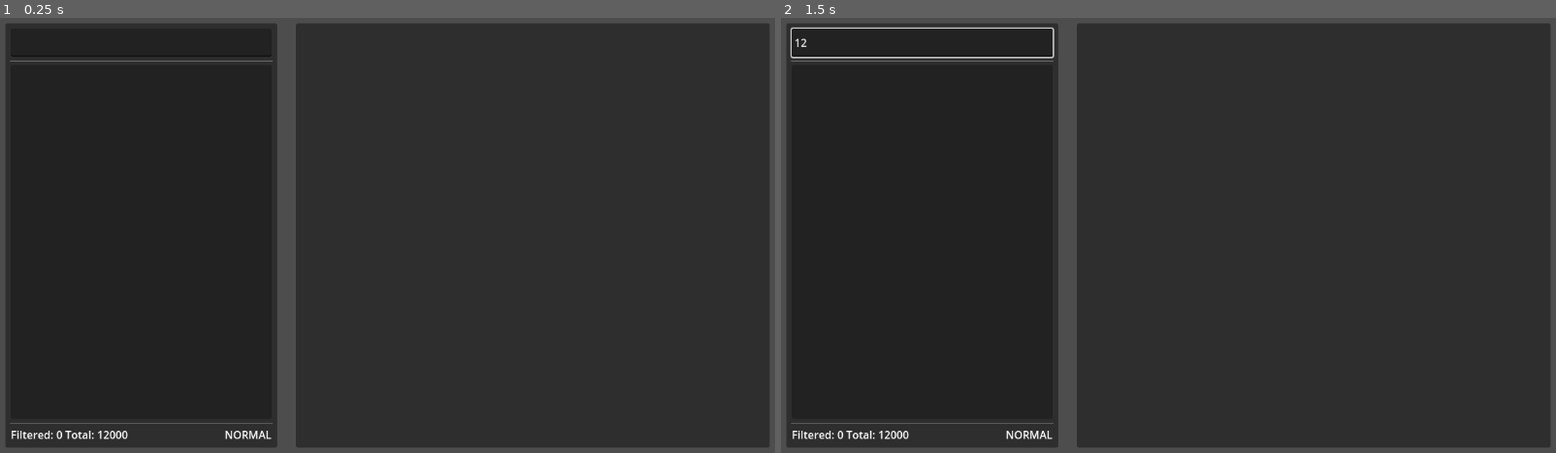
Above: before the commit, frames 1-2 (left to right).
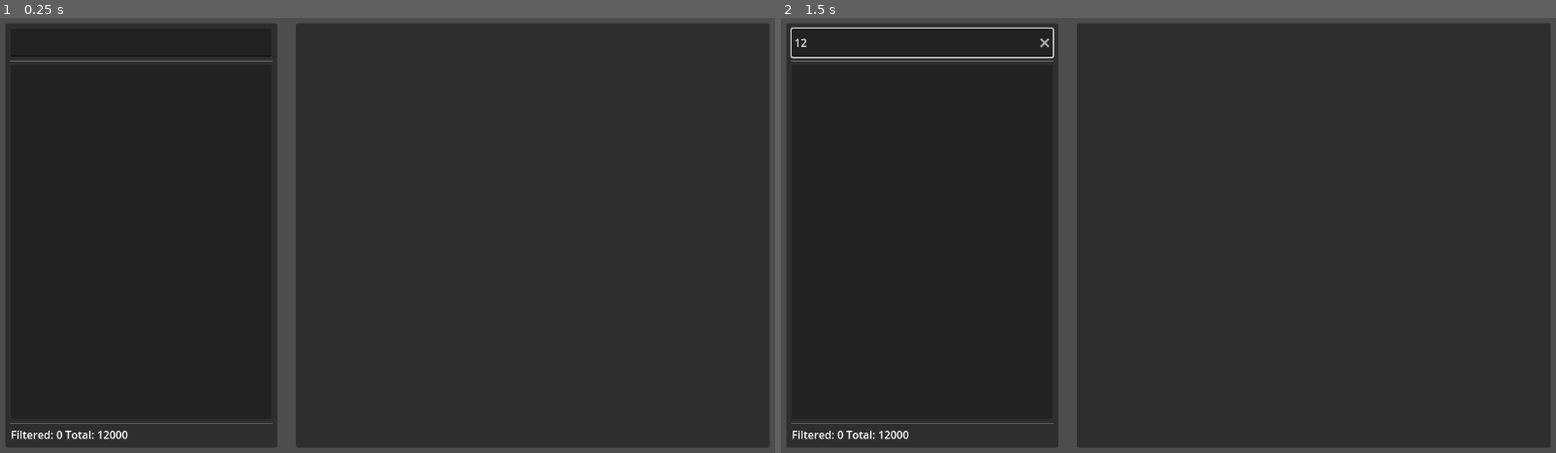
Above: after the commit, the same moments.

Repository: wetrustinprize/ass-explorer
Game: Godot game, scene res://main.tscn
The game is run twice, just before and just after one commit, with the same random seed, the same clock (stepped at 60 frames per second) and the same inputs.
Inputs (mouse positions are in pixels of both pictures, inside the frame that each line leads up to):
- Up to frame 1 (0.25 s): no input
- Up to frame 2 (1.5 s): click (920, 44) at 0.52 s; type "12" at 0.6 s; tap Enter at 1.25 s

The runs differ from the first frame. In frame 1, less than 0.1% of the frame differs, in the area x 29-36%, y 94-97%; in frame 2, less than 0.1%, in the area x 29-36%, y 4-97%.

Commit message:
some refactoring

Diff:
--- a/ass.gd
+++ b/ass.gd
@@ -1,13 +1,18 @@
 extends Node
 
-var path: String = "/home/wetrustinprize"
+var folder: String = "/home/wetrustinprize"
+var filter: String = ""
 var files: Array[String] = []
+var filtered_files: Array[Dictionary] = []
+var resources: Dictionary = {}
 
 var timer: float = 0.0
 var update_on_seconds: float = 0.1
 
-signal on_path_changed(new_path: String)
+signal on_folder_changed(new_path: String)
+signal on_filter_changed(new_filter: String)
 signal on_files_updated(added_files: Array[String])
+signal on_files_filtered(filtered_files: Array[String])
 signal on_error(error: String)
 
 func _process(delta: float) -> void:
@@ -15,6 +20,27 @@
 
 	if timer >= update_on_seconds:
 		update_files()
+
+func reset() -> void:
+	files = []
+	filtered_files = []
+	resources = {}
+
+func _update_filtered_files(to_filter: Array[String]) -> void:
+	var newly_filtered: Array[Dictionary] = []
+	for file in to_filter:
+		var name_sim = similarity(filter, file.get_file())
+		var folder_sim = similarity(filter, file.get_base_dir().get_file())
+		var score = name_sim * 0.7 + folder_sim * 0.3
+
+		var filtered: Dictionary = {
+			"score": score,
+			"path": file,
+		}
+
+		filtered_files.append(filtered)
+		newly_filtered.append(filtered)
+	on_files_filtered.emit(newly_filtered)
 
 func update_files() -> void:
 	timer -= update_on_seconds
@@ -26,7 +52,53 @@
 		var to_add = Seeker.find_cache.duplicate().slice(max(0, len(files) - 1))
 		files.append_array(to_add)
 		on_files_updated.emit(to_add)
+		_update_filtered_files(to_add);
 
-func change_path(new_path: String):
-	path = new_path
-	on_path_changed.emit(path)
+func similarity(a: String, b: String) -> float:
+	var dist = fuzzy(a.to_lower(), b.to_lower())
+	var max_len = max(a.length(), b.length())
+	if max_len == 0:
+		return 1.0
+	return 1.0 - float(dist) / max_len
+
+func fuzzy(search: String, compare: String) -> int:
+	if search.is_empty():
+		return 0
+
+	var m := search.length()
+	var n := compare.length()
+	var d := []
+
+	# Initialize matrix
+	for i in range(m + 1):
+		d.append([])
+		for j in range(n + 1):
+			if i == 0:
+				d[i].append(j)
+			elif j == 0:
+				d[i].append(i)
+			else:
+				d[i].append(0)
+
+	# Fill matrix
+	for i in range(1, m + 1):
+		for j in range(1, n + 1):
+			var cost := 0 if search[i - 1] == compare[j - 1] else 1
+			d[i][j] = min(d[i - 1][j] + 1,      # deletion
+						 d[i][j - 1] + 1,      # insertion
+						 d[i - 1][j - 1] + cost) # substitution
+
+	return d[m][n]
+
+func set_filter(new_filter: String):
+	filter = new_filter
+	on_filter_changed.emit(filter)
+
+	filtered_files = []
+	_update_filtered_files(files)
+
+	print("Updated filter to \"%s\"" % filter)
+
+func change_folder(new_path: String):
+	folder = new_path
+	on_folder_changed.emit(folder)
--- /dev/null
+++ b/eater.gd
@@ -0,0 +1,29 @@
+extends Node
+
+enum FLAVOUR {
+    UNKNOWN,
+    IMAGE,
+}
+
+const per_flavor_ext: Dictionary = {
+    [".png", ".jpg"]: FLAVOUR.IMAGE
+}
+
+## Tastes the path and return its flavour
+func taste(path: String) -> FLAVOUR:
+    for checks in per_flavor_ext.keys():
+        for check in checks:
+            if path.ends_with(check):
+                return per_flavor_ext.get(checks)
+
+    return FLAVOUR.UNKNOWN
+
+## Cooks the path and returns its Resource
+func cook(path: String) -> Resource:
+    var flavour: FLAVOUR = taste(path)
+
+    match flavour:
+        FLAVOUR.IMAGE:
+            return Image.load_from_file(path)
+
+    return null
--- /dev/null
+++ b/icons/IMAGE.svg
@@ -0,0 +1 @@
+<svg xmlns="http://www.w3.org/2000/svg" width="16" height="16"><path fill="#e0e0e0" d="m2 1a1 1 0 0 0 -1 1v12a1 1 0 0 0 1 1h12a1 1 0 0 0 1-1v-12a1 1 0 0 0 -1-1zm1 2h10v8h-10zm6 2-1.5 2.5-.70117 1.168-.099609-.16797-.89844-1.5-.90039 1.5-.90039 1.5h1.8008.19922 1.5996 1.4004 3l-1.5-2.5-1.5-2.5z"/></svg>
--- /dev/null
+++ b/icons/UNKNOWN.svg
@@ -0,0 +1 @@
+<svg xmlns="http://www.w3.org/2000/svg" width="16" height="16"><path fill="#e0e0e0" d="m2 1v14h12v-9h-5v-5zm8 0v4h4z"/></svg>
--- a/item.gd
+++ b/item.gd
@@ -1,16 +1,16 @@
 extends HBoxContainer
-class_name Item
 
-var path: String
-var type: TYPE
+var my_path: Dictionary
 
 @onready var path_label: RichTextLabel = %PathLabel
+@onready var distance_label: Label = %DistanceLabel
+@onready var icon_texture: TextureRect = %IconTexture
 
-enum TYPE {
-	UNKNOWN,
-	IMAGE,
-}
+func setup(new_path: Dictionary) -> void:
+	my_path = new_path
 
-func setup(new_path: String) -> void:
-	path = new_path
-	path_label.text = path
+	path_label.text = my_path.path.get_file()
+	distance_label.text = str(my_path.score)
+
+	var type = Eater.taste(my_path.path)
+	icon_texture.texture = load("res://icons/%s.svg" % Eater.FLAVOUR.keys()[type])
--- a/item.tscn
+++ b/item.tscn
@@ -12,10 +12,16 @@
 size_flags_horizontal = 3
 script = ExtResource("1_tnite")
 
-[node name="TextureRect" type="TextureRect" parent="."]
+[node name="IconTexture" type="TextureRect" parent="."]
+unique_name_in_owner = true
 custom_minimum_size = Vector2(32, 32)
 layout_mode = 2
 texture = SubResource("GradientTexture1D_h2yge")
+
+[node name="DistanceLabel" type="Label" parent="."]
+unique_name_in_owner = true
+layout_mode = 2
+text = "300"
 
 [node name="PathLabel" type="RichTextLabel" parent="."]
 unique_name_in_owner = true
--- a/main.gd
+++ b/main.gd
@@ -3,23 +3,42 @@
 @onready var item_scene: PackedScene = preload("res://item.tscn")
 @onready var items_list_scroll: Control = %ItemsListScroll
 @onready var items_list: VBoxContainer = %ItemsList;
+@onready var filter_input: LineEdit = %Search;
 
 func _ready() -> void:
-    Ass.on_files_updated.connect(_files_updated)
-    Ass.on_path_changed.connect(_path_changed)
+	Ass.on_files_filtered.connect(_files_updated)
+	Ass.on_filter_changed.connect(_on_filter_changed)
 
-func _path_changed(_path: String) -> void:
-    pass
+	filter_input.text_changed.connect(_text_changed)
 
-func _files_updated(new_items: Array[String]) -> void:
-    # FIXME: 32 is a magic number, the min size for the Items
-    var max_items = items_list_scroll.size.y / 32
+func _text_changed(text: String) -> void:
+	Ass.set_filter(text)
 
-    for path in new_items:
-        if items_list.get_child_count() >= max_items:
-            break
+func _on_filter_changed(_filter: String) -> void:
+	for child in items_list.get_children():
+		child.queue_free()
 
-        var item: Item = item_scene.instantiate()
-        items_list.add_child(item)
+func _files_updated(new_items: Array[Dictionary]) -> void:
+	# FIXME: 32 is a magic number, the min size for the Items
+	var max_items = items_list_scroll.size.y / 32
+	var changed = false
 
-        item.setup(path)
+	for path in new_items:
+		if items_list.get_child_count() >= max_items:
+			break
+
+		var item = item_scene.instantiate()
+		items_list.add_child(item)
+		changed = true
+
+		item.setup(path)
+
+	if not changed:
+		return
+
+	var children = items_list.get_children()
+	children.sort_custom(func(a,b): return a.my_path.score > b.my_path.score)
+
+	for child in children:
+		items_list.remove_child(child)
+		items_list.add_child(child)
--- a/main.tscn
+++ b/main.tscn
@@ -48,7 +48,7 @@
 context_menu_enabled = false
 emoji_menu_enabled = false
 virtual_keyboard_enabled = false
-shortcut_keys_enabled = false
+clear_button_enabled = true
 caret_blink = true
 
 [node name="HSeparator" type="HSeparator" parent="SplitContainer/File Explorer/Panel/MarginContainer/VBoxContainer"]
@@ -83,6 +83,7 @@
 scroll_active = false
 
 [node name="ViLabel" type="Label" parent="SplitContainer/File Explorer/Panel/MarginContainer/VBoxContainer/Status"]
+visible = false
 layout_mode = 2
 text = "NORMAL"
 
--- a/project.godot
+++ b/project.godot
@@ -19,6 +19,7 @@
 
 Ass="*res://ass.gd"
 Seeker="*res://seeker.gd"
+Eater="*res://eater.gd"
 
 [rendering]
 
--- a/seeker.gd
+++ b/seeker.gd
@@ -1,6 +1,6 @@
 extends Node
 
-var new_path: String = Ass.path
+var new_folder: String = Ass.folder
 var find_cache: Array[String] = []
 
 var thread: Thread
@@ -8,39 +8,39 @@
 var find_pid: int = -1
 
 func _ready() -> void:
-    thread = Thread.new()
-    thread.start(_thread_seek)
+	thread = Thread.new()
+	thread.start(_seek)
 
 func _exit_tree() -> void:
-    kill_thread = true
-    thread.wait_to_finish()
+	kill_thread = true
+	thread.wait_to_finish()
 
-func _thread_seek():
-    var execute_dict: Dictionary = {}
+func _seek():
+	var execute_dict: Dictionary = {}
 
-    while true:
-        if kill_thread:
-            if find_pid != -1:
-                OS.kill(find_pid)
-            break
+	while true:
+		if kill_thread:
+			if find_pid != -1:
+				OS.kill(find_pid)
+			break
 
-        if not new_path.is_empty():
-            var path = new_path
-            new_path = ""
+		if not new_folder.is_empty():
+			var path = new_folder
+			new_folder = ""
 
-            if find_pid != -1:
-                OS.kill(find_pid)
-            find_pid = -1
-            find_cache = []
+			if find_pid != -1:
+				OS.kill(find_pid)
+			find_pid = -1
+			find_cache = []
 
-            # FIXME: Make this compatible with other OS
-            execute_dict = OS.execute_with_pipe("find", [path]);
+			# FIXME: Make this compatible with other OS
+			execute_dict = OS.execute_with_pipe("find", [path]);
 
-            if not execute_dict.is_empty():
-                find_pid = execute_dict.pid
+			if not execute_dict.is_empty():
+				find_pid = execute_dict.pid
 
-        if not execute_dict.is_empty():
-            var text = execute_dict.stdio.get_line()
+		if not execute_dict.is_empty():
+			var text = execute_dict.stdio.get_line()
 
-            if not text.is_empty():
-                find_cache.append(text)
+			if not text.is_empty() and text != Ass.folder:
+				find_cache.append(text)
--- a/status.gd
+++ b/status.gd
@@ -5,7 +5,7 @@
 
 func _ready() -> void:
 	Ass.on_files_updated.connect(_files_update)
-	Ass.on_path_changed.connect(_path_changed)
+	Ass.on_folder_changed.connect(_path_changed)
 
 func _path_changed(_new_path: String) -> void:
 	pass
Not shown, added: eater.gd.uid
Not shown, added: icons/IMAGE.svg.import
Not shown, added: icons/UNKNOWN.svg.import
Not shown, changed: .editorconfig
